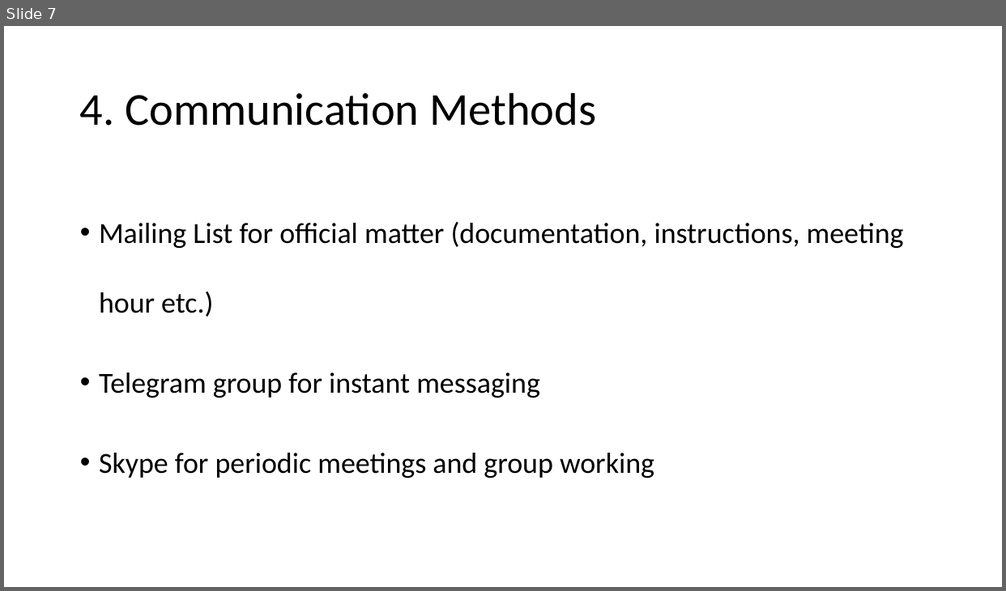
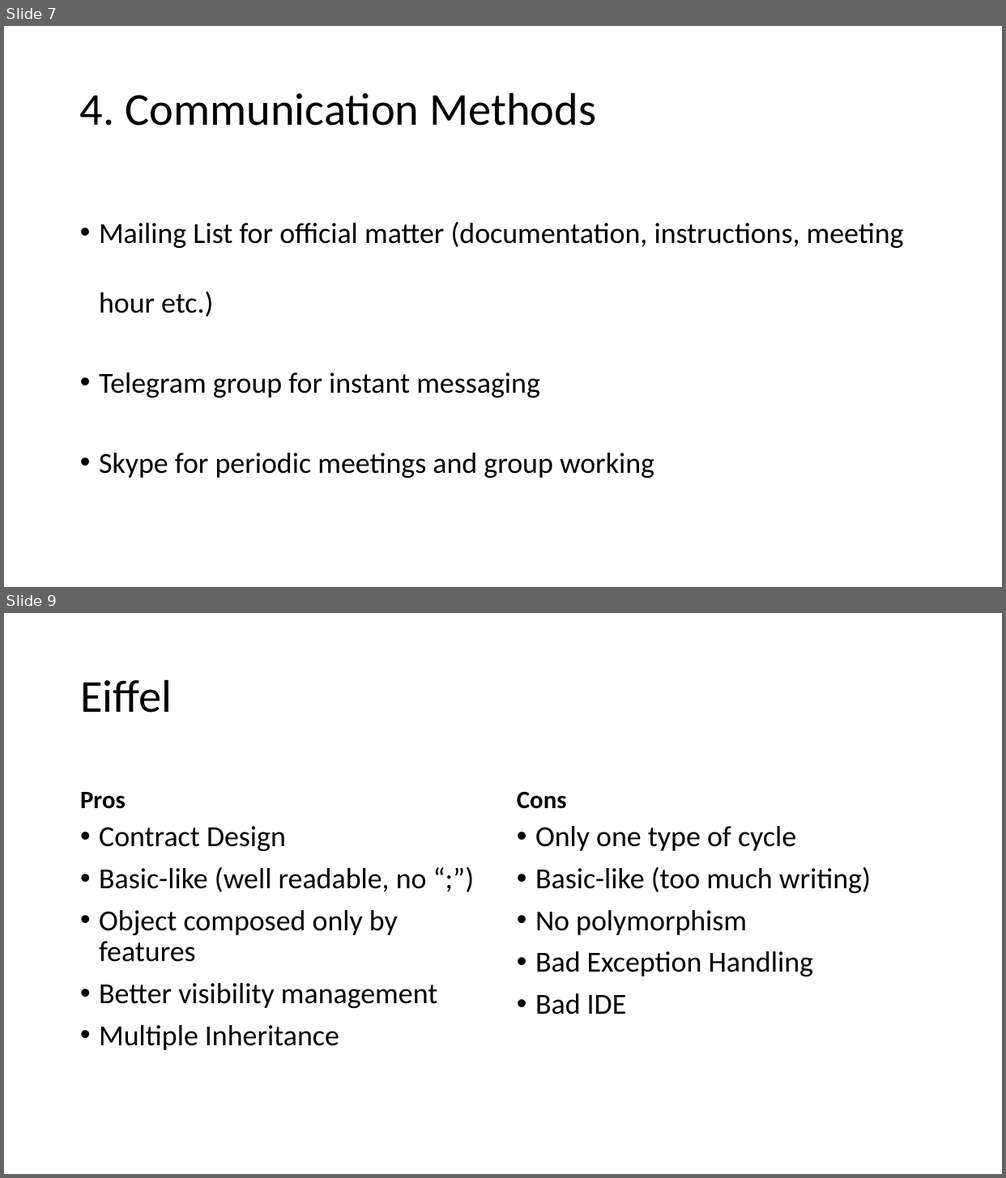
Before and after one commit to Noired/DOSE-Jan-8th-presentation, a slide deck: Slides/massa/massa_slides.pptx. Shown one above the other, each under a label of ours: slide 7 before the commit, slides 7 and 9 after it; the slides between them are not shown. The pictures are 1006x591 and 1006x1178 pixels, drawn with LibreOffice and Linux fonts; fonts in the diff are those of the drawing. Boxes give left, top, right and bottom in pixels: in the first picture for what was removed or moved away, otherwise in the second. Text is boxed around its words. In the diff, an @@ line names an element or a change of style, - is before the commit and + after.

```diff
--- a/Slides/massa/massa_slides.pptx
+++ b/Slides/massa/massa_slides.pptx
@@ slide 9 added at bbox=[4, 613, 1002, 1174], background #FFFFFF @@
@@ title added at bbox=[80, 679, 172, 713], 44 pt, text #000000 @@
+Eiffel
@@ text added at bbox=[80, 792, 126, 809], 24 pt, text #000000, bold @@
+Pros
@@ text added at bbox=[517, 791, 567, 809], 24 pt, text #000000, bold @@
+Cons
@@ text added at bbox=[99, 826, 437, 1050], 28 pt, text #000000 @@
+• Contract Design
+• Basic-like (well readable, no “;”)
+• Object composed only by features
+• Better visibility management
+• Multiple Inheritance
@@ text added at bbox=[535, 826, 871, 1015], 28 pt, text #000000 @@
+• Only one type of cycle
+• Basic-like (too much writing)
+• No polymorphism
+• Bad Exception Handling
+• Bad IDE
```
Also in this commit, not shown: 2 slides changed, 5 other slides added, 6 other files.
